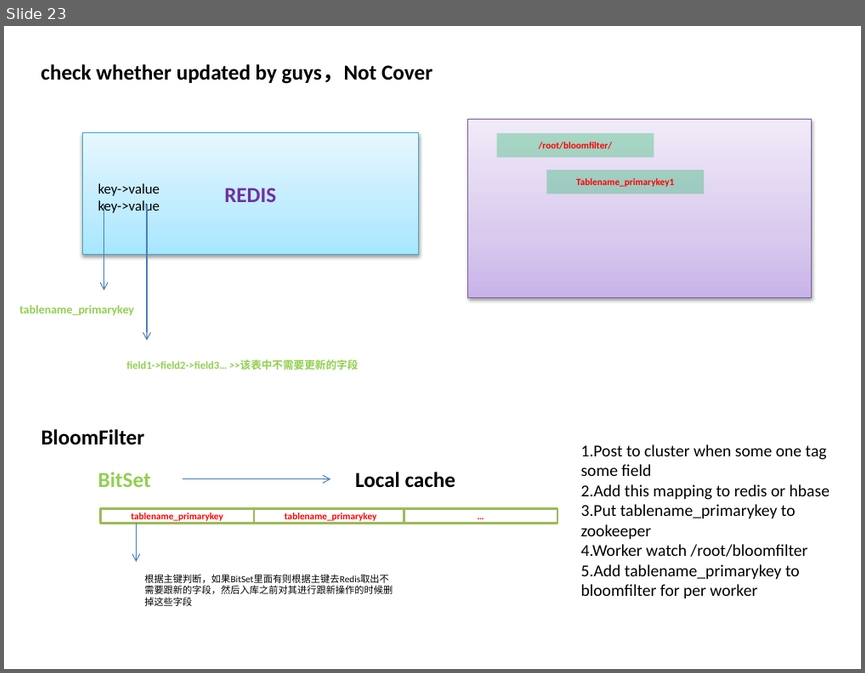
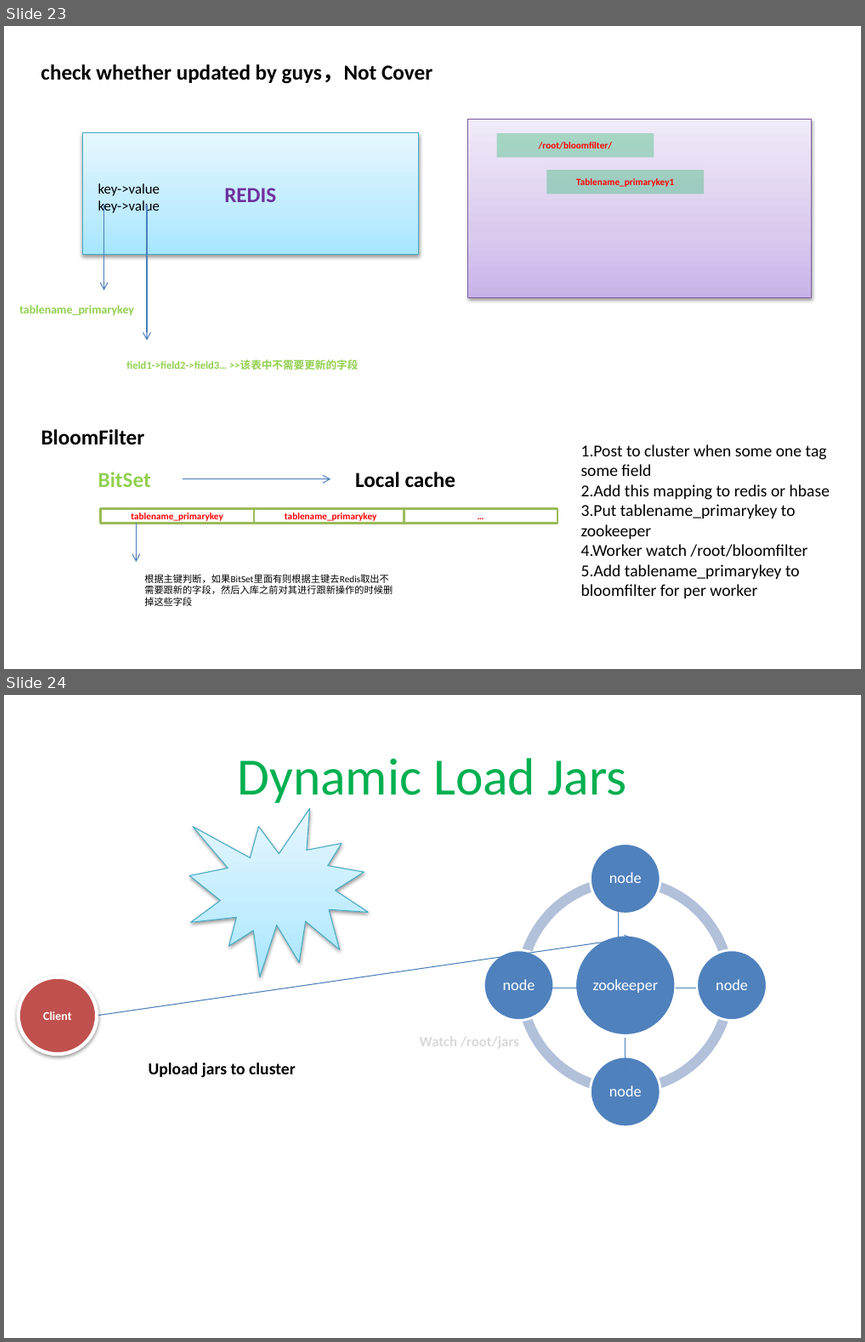
Before and after one commit to richardy2012/cloud, a slide deck: doc/ppt/distribute schedule task architect.pptx. Shown one above the other, each under a label of ours: slide 23 before the commit, slides 23 and 24 after it. The pictures are 865x673 and 865x1342 pixels, drawn with LibreOffice and Linux fonts; fonts in the diff are those of the drawing. Boxes give left, top, right and bottom in pixels: in the first picture for what was removed or moved away, otherwise in the second. Text is boxed around its words. In the diff, an @@ line names an element or a change of style, - is before the commit and + after.

```diff
--- a/doc/ppt/distribute schedule task architect.pptx
+++ b/doc/ppt/distribute schedule task architect.pptx
@@ slide 24 added at bbox=[4, 695, 861, 1338], background #FFFFFF @@
@@ title added at bbox=[237, 758, 627, 803], 44 pt, text #00B050 @@
+Dynamic Load Jars
@@ irregular seal added at bbox=[190, 809, 368, 978], fill gradient #A7E6FF to #C1EDFF to #E7F8FF, outline #46AAC5 0.75 pt @@
@@ line added from (619, 937) to (619, 909), #4B7EBC 0.75 pt @@
@@ arrow added from (90, 1016) to (632, 937), #4B7EBC 0.75 pt @@
@@ ellipse added at bbox=[18, 977, 98, 1054], fill #C0504D, outline #FFFFFF 3 pt, 10 pt, text #FFFFFF, bold @@
+Client
@@ group added at bbox=[483, 843, 766, 1127]: 5 ellipses, 5 texts, 4 arch (boxed as its full ring)s @@
+zookeeper
+node
+node
+node
+node
@@ line added from (582, 988) to (546, 988), #4B7EBC 0.75 pt @@
@@ line added from (675, 988) to (695, 988), #4B7EBC 0.75 pt @@
@@ text added at bbox=[420, 1032, 519, 1049], 12 pt, text #D9D9D9, bold @@
+Watch /root/jars
@@ line added from (625, 1038) to (625, 1071), #4B7EBC 0.75 pt @@
@@ text added at bbox=[148, 1062, 296, 1077], 14 pt, text #000000, bold @@
+Upload jars to cluster
```
Also in this commit, not shown: 1 other slide added, 5 other files.
